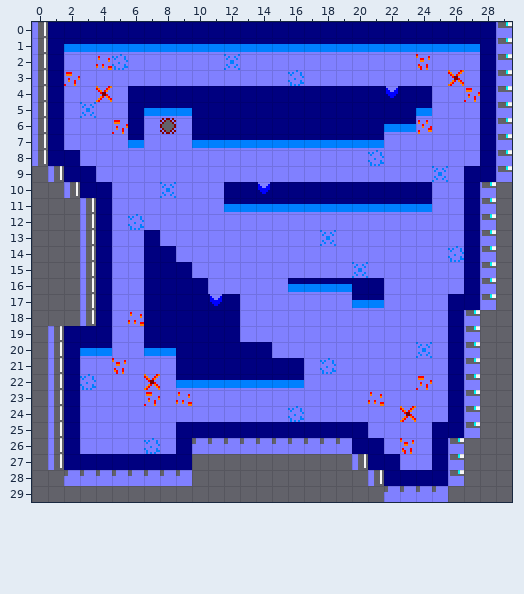
Tiled map, stored at splatun/assets/World1/Level5/Level5.tmx. Above is the file before it was changed.
Cells are 8x8 px. Shown: x 0..29, y 0..29.
Now the later version:
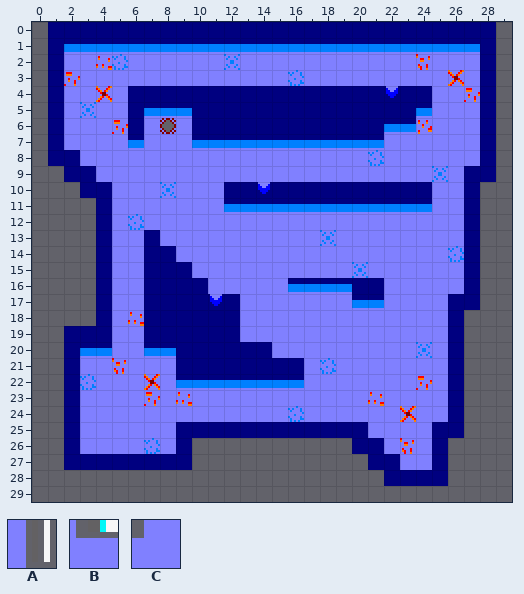
Key: from "Tileset": A 25, B 26, C 27.
_ is an empty cell.
Difference:
Layer "Tile Layer 1":
y 0..8: x 0 A -> _; x 29 B -> _
y 9: x 1 A -> _; x 29 B -> _
y 10: x 2 A -> _; x 28 B -> _
y 11..17: x 3 A -> _; x 28 B -> _
y 18: x 3 A -> _; x 27 B -> _
y 19..25: x 1 A -> _; x 27 B -> _
y 26: x 1 A -> _; x 10..19 CCCCCCCCCC -> __________; x 26 B -> _
y 27: x 1 A -> _; x 20 A -> _; x 26 B -> _
y 28: x 2..9 CCCCCCCC -> ________; x 21 A -> _; x 26 B -> _
y 29: x 22..25 CCCC -> ____
Changed places in both pictures, as pixel boxes (x1, y1, x2, y2):
removed: (32, 22, 94, 326)
removed: (192, 22, 512, 502)
removed: (48, 326, 192, 486)
